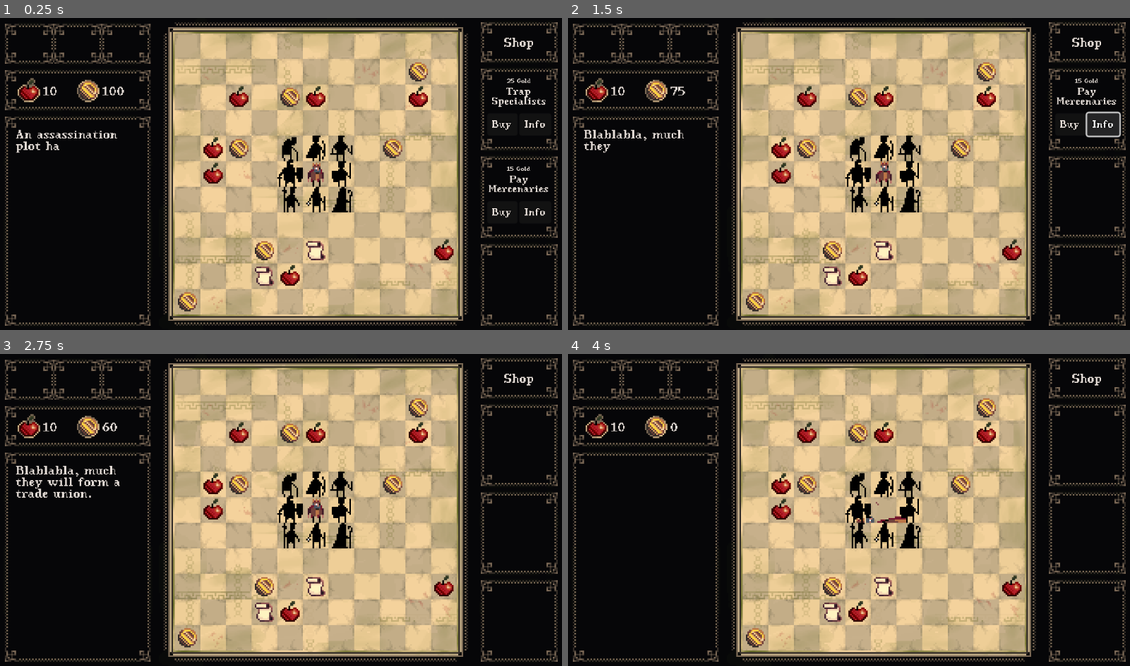
Above: before the commit, frames 1-4 (two rows, left to right).
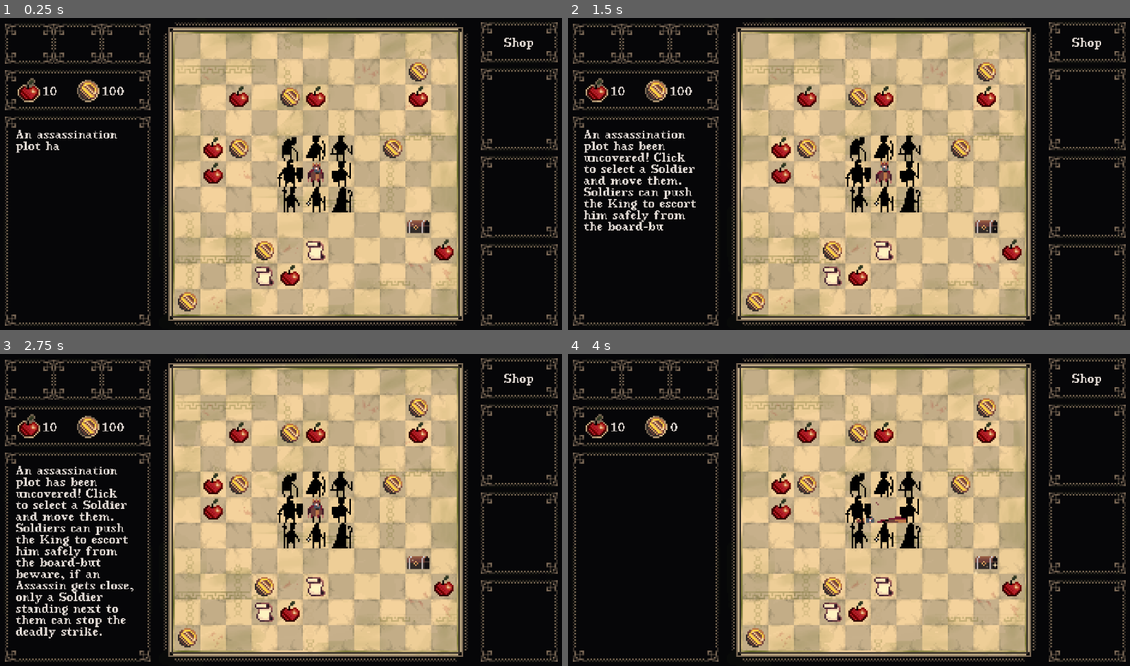
Above: after the commit, the same moments.

Repository: ibirothe/kings-rescue
Game: Godot game, scene res://Scenes/Level.tscn
The game is run twice, just before and just after one commit, with the same random seed, the same clock (stepped at 60 frames per second) and the same inputs. Sound files missing from this copy of the repository are replaced by a short silence.
Inputs (mouse positions are in pixels of both pictures, inside the frame that each line leads up to):
- Up to frame 1 (0.25 s): no input
- Up to frame 2 (1.5 s): click (1068, 124) at 0.5 s, where only the run before the commit has a clickable "Buy"; click (1101, 124) at 1.25 s, where only the run before the commit has a clickable "Info"
- Up to frame 3 (2.75 s): click (500, 460) at 2 s, where only the run before the commit has a clickable "Buy"
- Up to frame 4 (4 s): tap Enter at 2.75 s; move the mouse to (860, 485) at 2.77 s; tap L (Magic) at 2.85 s; click (860, 485) at 2.92 s; click (860, 485) at 3.6 s

The runs differ from the first frame. In frame 1, 0.7% of the frame differs, in the area x 72-98%, y 19-70%; in frame 2, 2.9%; in frame 3, 3.5%, in the area x 2-77%, y 21-92%; in frame 4, 0.2%.

Commit message:
Shop item and food ration

Diff:
--- /dev/null
+++ b/kings-rescue/Scenes/restock_item.tscn
@@ -0,0 +1,117 @@
+[gd_scene load_steps=18 format=3 uid="uid://dossomsc41tr"]
+
+[ext_resource type="Script" path="res://Scripts/restock_item.gd" id="1_eopfb"]
+[ext_resource type="Texture2D" uid="uid://cnkudop7vcagv" path="res://Assets/chest_32.png" id="2_2obx1"]
+
+[sub_resource type="CircleShape2D" id="CircleShape2D_gr22t"]
+radius = 8.0
+
+[sub_resource type="AtlasTexture" id="AtlasTexture_y8ncu"]
+atlas = ExtResource("2_2obx1")
+region = Rect2(0, 0, 32, 32)
+
+[sub_resource type="AtlasTexture" id="AtlasTexture_hk8fo"]
+atlas = ExtResource("2_2obx1")
+region = Rect2(32, 0, 32, 32)
+
+[sub_resource type="AtlasTexture" id="AtlasTexture_wf822"]
+atlas = ExtResource("2_2obx1")
+region = Rect2(64, 0, 32, 32)
+
+[sub_resource type="AtlasTexture" id="AtlasTexture_k04i3"]
+atlas = ExtResource("2_2obx1")
+region = Rect2(96, 0, 32, 32)
+
+[sub_resource type="AtlasTexture" id="AtlasTexture_1jk3i"]
+atlas = ExtResource("2_2obx1")
+region = Rect2(0, 32, 32, 32)
+
+[sub_resource type="AtlasTexture" id="AtlasTexture_tenp4"]
+atlas = ExtResource("2_2obx1")
+region = Rect2(32, 32, 32, 32)
+
+[sub_resource type="AtlasTexture" id="AtlasTexture_5uj1l"]
+atlas = ExtResource("2_2obx1")
+region = Rect2(64, 32, 32, 32)
+
+[sub_resource type="AtlasTexture" id="AtlasTexture_11se6"]
+atlas = ExtResource("2_2obx1")
+region = Rect2(96, 32, 32, 32)
+
+[sub_resource type="AtlasTexture" id="AtlasTexture_t3app"]
+atlas = ExtResource("2_2obx1")
+region = Rect2(0, 64, 32, 32)
+
+[sub_resource type="AtlasTexture" id="AtlasTexture_b5sqa"]
+atlas = ExtResource("2_2obx1")
+region = Rect2(32, 64, 32, 32)
+
+[sub_resource type="AtlasTexture" id="AtlasTexture_671pp"]
+atlas = ExtResource("2_2obx1")
+region = Rect2(64, 64, 32, 32)
+
+[sub_resource type="AtlasTexture" id="AtlasTexture_jmxpx"]
+atlas = ExtResource("2_2obx1")
+region = Rect2(96, 64, 32, 32)
+
+[sub_resource type="AtlasTexture" id="AtlasTexture_jxonu"]
+atlas = ExtResource("2_2obx1")
+region = Rect2(0, 96, 32, 32)
+
+[sub_resource type="SpriteFrames" id="SpriteFrames_as65x"]
+animations = [{
+"frames": [{
+"duration": 1.0,
+"texture": SubResource("AtlasTexture_y8ncu")
+}, {
+"duration": 1.0,
+"texture": SubResource("AtlasTexture_hk8fo")
+}, {
+"duration": 1.0,
+"texture": SubResource("AtlasTexture_wf822")
+}, {
+"duration": 1.0,
+"texture": SubResource("AtlasTexture_k04i3")
+}, {
+"duration": 1.0,
+"texture": SubResource("AtlasTexture_1jk3i")
+}, {
+"duration": 1.0,
+"texture": SubResource("AtlasTexture_tenp4")
+}, {
+"duration": 1.0,
+"texture": SubResource("AtlasTexture_5uj1l")
+}, {
+"duration": 1.0,
+"texture": SubResource("AtlasTexture_11se6")
+}, {
+"duration": 1.0,
+"texture": SubResource("AtlasTexture_t3app")
+}, {
+"duration": 1.0,
+"texture": SubResource("AtlasTexture_b5sqa")
+}, {
+"duration": 1.0,
+"texture": SubResource("AtlasTexture_671pp")
+}, {
+"duration": 1.0,
+"texture": SubResource("AtlasTexture_jmxpx")
+}, {
+"duration": 1.0,
+"texture": SubResource("AtlasTexture_jxonu")
+}],
+"loop": true,
+"name": &"default",
+"speed": 5.0
+}]
+
+[node name="RestockItem" type="Area2D"]
+script = ExtResource("1_eopfb")
+
+[node name="CollisionShape2D" type="CollisionShape2D" parent="."]
+shape = SubResource("CircleShape2D_gr22t")
+
+[node name="AnimatedSprite2D" type="AnimatedSprite2D" parent="."]
+sprite_frames = SubResource("SpriteFrames_as65x")
+autoplay = "default"
+frame_progress = 0.687973
--- a/kings-rescue/Scripts/audio_manager.gd
+++ b/kings-rescue/Scripts/audio_manager.gd
@@ -41,7 +41,8 @@
 		"player_hurt": preload("res://Assets/SFX/player_hurt.wav"),
 		"player_run": preload("res://Assets/SFX/player_run.wav"),
 		"remove_trap": preload("res://Assets/SFX/food_collect.wav"),
-		"select_soldier": preload("res://Assets/SFX/select_soldier.wav")
+		"select_soldier": preload("res://Assets/SFX/select_soldier.wav"),
+		"shop_collect": preload("res://Assets/SFX/food_collect.wav"),
 	}
 
 
--- a/kings-rescue/Scripts/buy.gd
+++ b/kings-rescue/Scripts/buy.gd
@@ -11,9 +11,12 @@
 func _on_button_down():
 	if GlobalDifficulty.shop_items.size() <= shop_index:
 		return
-	elif GlobalDifficulty.coins < shop.prize_list[GlobalDifficulty.shop_items[shop_index]]:
+	elif GlobalDifficulty.coins < shop.item_list[GlobalDifficulty.shop_items[shop_index]][0]:
 		GlobalText.set_text(game_manager.txt.shop["no_money"].pick_random())
 	else:
-		GlobalDifficulty.coins -= shop.prize_list[GlobalDifficulty.shop_items[shop_index]]
-		GlobalDifficulty.upgrade_items.append(GlobalDifficulty.shop_items[shop_index])
+		GlobalDifficulty.coins -= shop.item_list[GlobalDifficulty.shop_items[shop_index]][0]
+		if GlobalDifficulty.shop_items[shop_index] == "Food Ration":
+			game_manager.food += 10
+		else:
+			GlobalDifficulty.upgrade_items.append(GlobalDifficulty.shop_items[shop_index])
 		GlobalDifficulty.shop_items.pop_at(shop_index)
--- a/kings-rescue/Scripts/game_manager.gd
+++ b/kings-rescue/Scripts/game_manager.gd
@@ -3,6 +3,7 @@
 var food_scene = preload("res://Scenes/food.tscn")
 var informant_scene = preload("res://Scenes/informant.tscn")
 var trap_scene = preload("res://Scenes/trap.tscn")
+var shop_item_scene = preload("res://Scenes/restock_item.tscn")
 var txt_scene = preload("res://Scenes/Texts.tscn")
 var resume_scene = preload("res://Scenes/party_resume.tscn")
 var x = 0  # Initialize x
@@ -21,6 +22,7 @@
 @export var food_number = 7
 @export var trap_number = 14
 @export var informant_number = 2
+@export var shop_item_number = 1
 
 @onready var king: CharacterBody2D = $"../King"
 @onready var troop = $"../Game Manager/Troop"
@@ -42,6 +44,7 @@
 		spawn_food(food_number)
 		spawn_informant(informant_number)
 		spawn_traps(trap_number)
+		spawn_shop_item(shop_item_number)
 		GlobalText.set_text(txt.ingame["start"].pick_random())
 		setup_done = true
 
@@ -144,6 +147,26 @@
 				trap.position = pos
 				occupied_positions.append(pos)
 				add_child(trap)
+
+func spawn_shop_item(amount):
+	var i = 0
+	while i < amount:
+		var shop_item = shop_item_scene.instantiate()
+		x = round(randf_range(0, 10))
+		y = round(randf_range(0, 10))
+
+		if x > 2 and y > 2 and x < 8 and y < 8:
+			pass
+		else:
+			x = king.position.x-(5*16) + x*16
+			y = king.position.y+(5*16) - y*16
+			var pos = Vector2(x, y)
+
+			if pos not in occupied_positions:
+				i += 1
+				shop_item.position = pos
+				occupied_positions.append(pos)
+				add_child(shop_item)
 
 func refire_king():
 	king.king()
--- a/kings-rescue/Scripts/global_difficulty.gd
+++ b/kings-rescue/Scripts/global_difficulty.gd
@@ -7,7 +7,7 @@
 
 #shop:
 var coins = 100
-var shop_items = ["Trap Specialists", "Pay Mercenaries"]
+var shop_items = []
 #upgrades:
 var upgrade_items = []
 
--- /dev/null
+++ b/kings-rescue/Scripts/restock_item.gd
@@ -0,0 +1,42 @@
+extends Area2D
+
+@onready var animated_sprite_2d: AnimatedSprite2D = $AnimatedSprite2D
+@onready var game_manager = get_parent()
+@onready var shop: Node2D = get_parent().get_node("Shop")
+
+func _ready():
+	# Connect the body_entered signal
+	body_entered.connect(_on_body_entered)
+
+func _on_body_entered(body):
+	if body is Soldier:
+		GlobalText.set_text(game_manager.txt.ingame["shop_collect"].pick_random())
+		AudioManager.play_sound("shop_collect")
+
+		var max_attempts = 100  # Prevent infinite loop
+		var attempts = 0
+		var item = null
+		var found = false
+
+		while !found and attempts < max_attempts:
+			var keys = shop.item_list.keys()
+			item = keys[randi() % keys.size()]
+
+			# Check if item is unique
+			if !shop.item_list[item][1]:
+				found = true
+			elif !GlobalDifficulty.upgrade_items.has(item) and !GlobalDifficulty.shop_items.has(item):
+				found = true
+
+			attempts += 1
+
+		if found:
+			GlobalDifficulty.shop_items.append(item)
+
+			# Delete the item
+			var tween = create_tween()
+			tween.tween_property(animated_sprite_2d, "self_modulate:a", 0.0, 1.0)
+			await tween.finished
+			queue_free()  # Remove the node after fading out
+		else:
+			print("Could not find a suitable item after", max_attempts, "attempts")
--- a/kings-rescue/Scripts/shop.gd
+++ b/kings-rescue/Scripts/shop.gd
@@ -20,9 +20,10 @@
 @onready var info2 = $Shop_2_info
 var info_buttons = []
 
-var prize_list = {
-	"Pay Mercenaries": 15,
-	"Trap Specialists": 25
+var item_list = {
+	"Pay Mercenaries": [15, true],
+	"Trap Specialists": [25, true],
+	"Food Ration": [10, false]
 }
 
 func _ready() -> void:
@@ -40,7 +41,7 @@
 			info_buttons[i].visible = false
 		else:
 			var item_name = GlobalDifficulty.shop_items[i]
-			var price = prize_list.get(item_name, "???")
+			var price = item_list.get(item_name, "???")[0]
 			prizes[i].text = str(price) + " Gold"
 			labels[i].text = item_name
 			buy_buttons[i].visible = true
--- a/kings-rescue/Scripts/txt.gd
+++ b/kings-rescue/Scripts/txt.gd
@@ -15,7 +15,8 @@
 	"dead_body": ["He's dead, Jim.", "You cannot move dead bodies. That´s another game.", "Pretty sure he is just sleeping."],
 	"soldier_leaving": [" left. Hope they bring some help. Godspeed.", " is going to buy cigarettes. Won´t be long.", " glitched through the map and is now fighting the end boss alone."],
 	"dismantle_trap": ["Trap dismatling text goes here"],
-	"soldier_trap_death": ["Soldier dead in trap text"]
+	"soldier_trap_death": ["Soldier dead in trap text"],
+	"shop_collect": ["You collected stuff for shop blablablablablabla"]
 }
 
 var shop = {
Binary file added: kings-rescue/Assets/chest_32.png
Not shown, added: kings-rescue/Assets/chest_32.png.import
